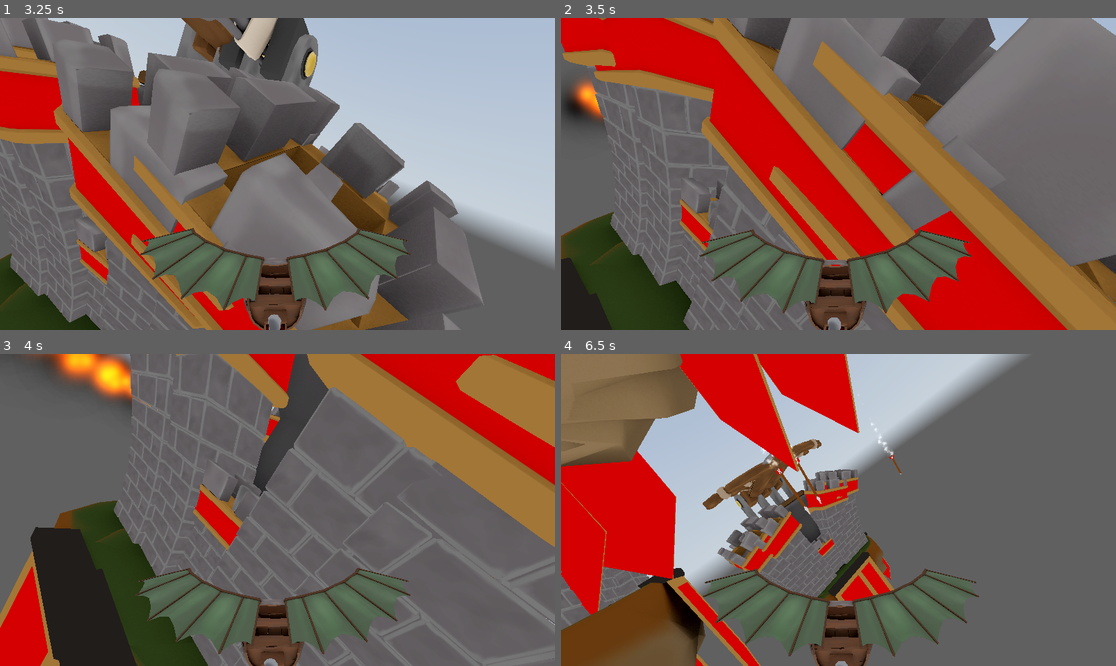
Above: before the commit, frames 1-4 (two rows, left to right).
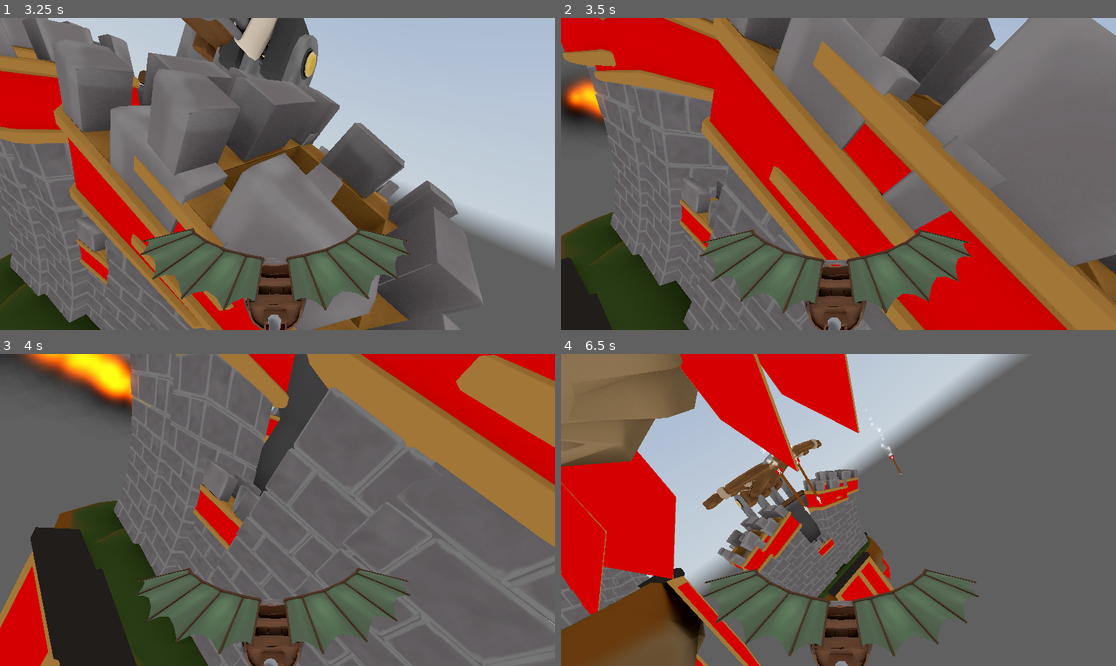
Above: after the commit, the same moments.

Repository: SimDubz/godot_gamejam_01
Game: Godot game, scene res://scenes/playground.tscn
The game is run twice, just before and just after one commit, with the same random seed, the same clock (stepped at 60 frames per second) and the same inputs. This scene is started directly instead of the project's main scene. A sky picture missing from this copy of the repository is replaced by a grey-blue gradient.
Inputs (mouse positions are in pixels of both pictures, inside the frame that each line leads up to):
- Up to frame 1 (3.25 s): tap Enter (ui_accept) at 0.5, 0.77, 1.52, 3.02 s; move the mouse to (271, 180) at 0.52 s; hold E (rotate_right) 0.53-2.03 s; move the mouse to (316, 177) at 1.27 s; move the mouse to (233, 170) at 2.02 s; hold Q (rotate_left) from 2.03 s (still down); move the mouse to (283, 174) at 2.77 s
- Up to frame 2 (3.5 s): keep holding Q (rotate_left)
- Up to frame 3 (4 s): keep holding Q (rotate_left); move the mouse to (255, 503) at 3.52 s; tap Enter (ui_accept) at 3.77 s
- Up to frame 4 (6.5 s): move the mouse to (866, 510) at 4.27 s; release Q (rotate_left) at 4.28 s; hold E (rotate_right) from 4.28 s (still down); tap Enter (ui_accept) at 4.52, 6.02 s; move the mouse to (810, 510) at 5.02 s; move the mouse to (849, 503) at 5.77 s

Frame 1 is identical in both runs. In frame 2, 0.5% of the frame differs, in the area x 0-8%, y 20-33%; in frame 3, 2.2%, in the area x 0-29%, y 0-20%; in frame 4, less than 0.1%.

Commit message:
Fixed hit box

Diff:
--- a/scenes/flame_projectile.tscn
+++ b/scenes/flame_projectile.tscn
@@ -1,15 +1,17 @@
-[gd_scene load_steps=3 format=3 uid="uid://dl8tkhe4y0yuo"]
+[gd_scene load_steps=4 format=3 uid="uid://dl8tkhe4y0yuo"]
 
 [ext_resource type="Script" path="res://scripts/flame_projectile.gd" id="1_f6pti"]
+[ext_resource type="PackedScene" uid="uid://bys06v4yu7qfo" path="res://arts/vfx/vfx_Flametrower.tscn" id="2_qnuw8"]
 
 [sub_resource type="CapsuleShape3D" id="CapsuleShape3D_us3r7"]
-height = 2.9014
+radius = 2.57324
+height = 38.5273
 
 [node name="flame_projectile" type="Area3D"]
 script = ExtResource("1_f6pti")
 
 [node name="CollisionShape3D" type="CollisionShape3D" parent="."]
-transform = Transform3D(1.125, 0, 0, 0, -4.91753e-08, -1.125, 0, 1.125, -4.91753e-08, 0.431293, 0.194856, 1.61256)
+transform = Transform3D(1.125, 0, 0, 0, -4.91753e-08, -1.125, 0, 1.125, -4.91753e-08, 0.0234866, 0.194856, 21.5235)
 shape = SubResource("CapsuleShape3D_us3r7")
 
 [node name="Anchor" type="Node3D" parent="."]
@@ -19,4 +21,6 @@
 wait_time = 5.0
 one_shot = true
 
+[node name="vfx_Flametrower" parent="." instance=ExtResource("2_qnuw8")]
+
 [connection signal="timeout" from="Timer" to="." method="_on_timer_timeout"]
Not shown: 2 places in assets/barrel_plane.tscn that only renumber resources
